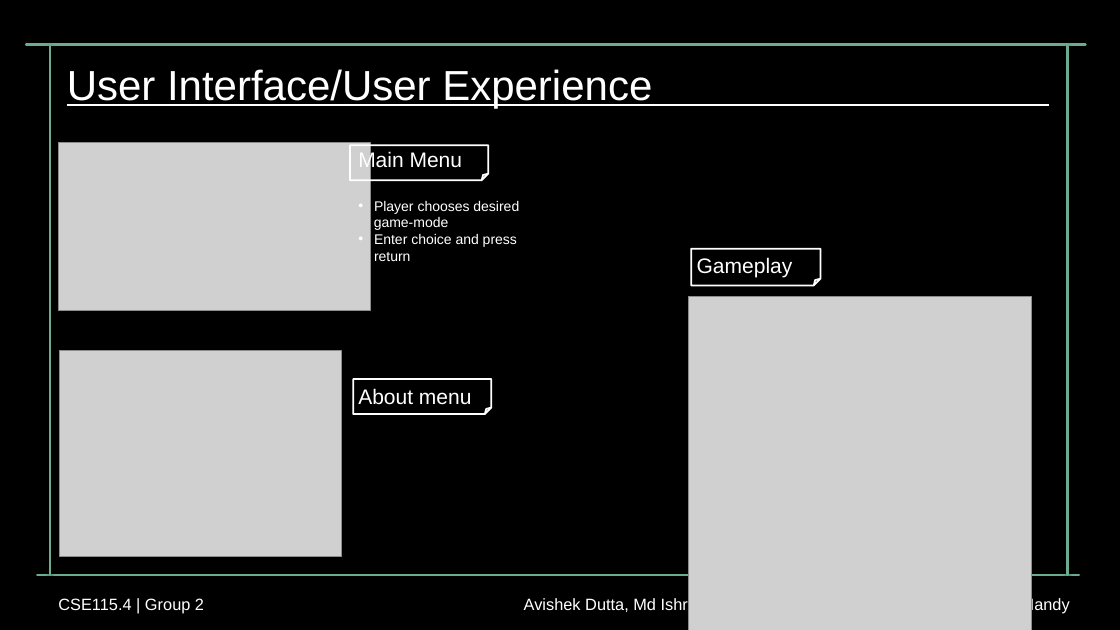
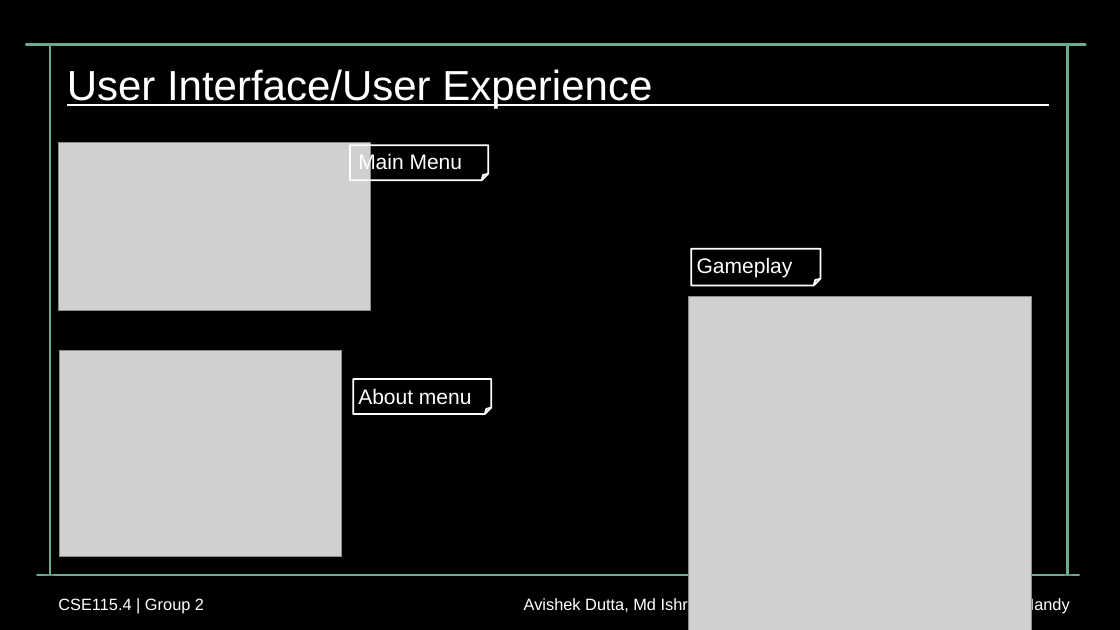
Before and after one commit to tyroruyk/tictacx, a slide deck: slide 6 of others/update_presentation.pptx. Drawn at 1120x630 pixels with LibreOffice and Linux fonts; fonts in the diff are those of the drawing; grey boxes stand for pictures; background and template pictures are left out. Boxes give left, top, right and bottom in pixels: in the first picture for what was removed or moved away, otherwise in the second. Text is boxed around its words. In the diff, an @@ line names an element or a change of style, - is before the commit and + after.

Commit message:
fixes

```diff
--- a/others/update_presentation.pptx
+++ b/others/update_presentation.pptx
@@ text at (374, 201, 519, 261): paragraphs removed @@
-• Player chooses desired
-game-mode
-• Enter choice and press
-  return
```
